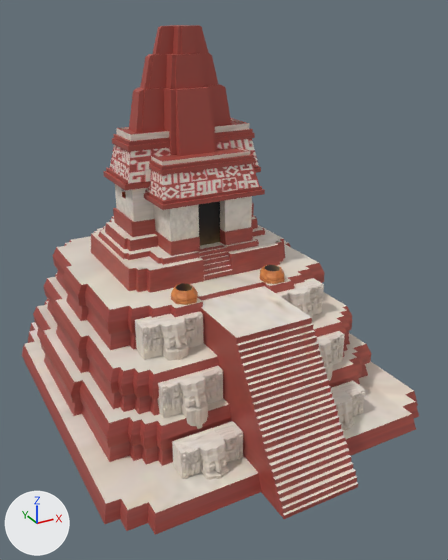
The COLLADA model art/meshes/structural/maya_protoclassic/templomaior_1.dae: old version first, new version second.
Before and after are seen from a 50 mm camera at (-17.5, -37.5, 26.2) aimed at (2.0, -2.1, 8.5). Lighting does not change. The marker at lower left points along +X, +Y and +Z. Where no turn or scale is listed for an object, it has been applied to the vertices.

In view in the first picture: 'gtemple_1'.
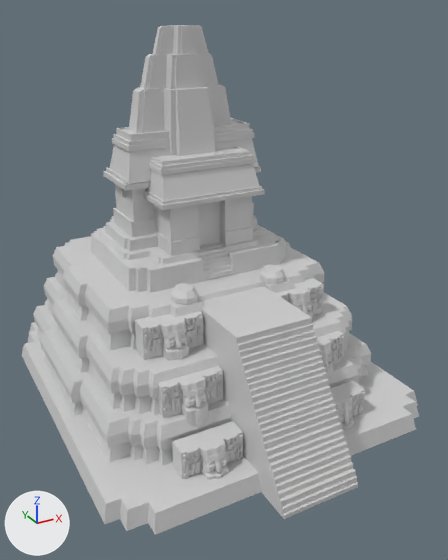
What changed in the scene script:
```text
Add mat_textura_finais_maia_004:
    mat_textura_finais_maia_004 = principled_material('TEXTURA_FINAIS_MAIA_004')
    mat_textura_finais_maia_004.base_color = (0.64, 0.64, 0.64)  # light grey #d1d1d1
    mat_textura_finais_maia_004.roughness = 0.44
Change me_cubo_001:
    where me_cubo_001.from_pydata(...)  # 4550 vertices, 8210 faces; spans x -10.4..13.9, y -15.1..14.7, z -1.0..25.0
    remove me_cubo_001.materials.append(mat_textura_finais_maia)  # picture img_maya_protoclassic_struct_png_001_png
    add me_cubo_001.materials.append(mat_textura_finais_maia_004)  # light grey #d1d1d1
```

Boxes (x1, y1, x2, y2) around the edits, measured in the pictures (448 x 560 px):
'gtemple_1', recoloured
    both: (22, 25, 419, 535)
